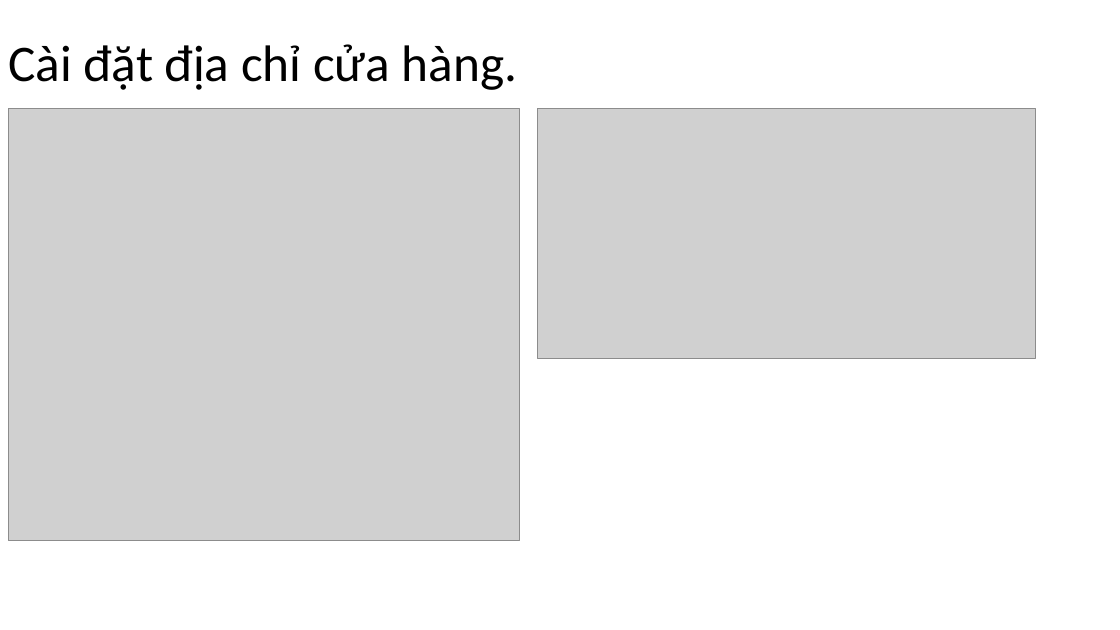
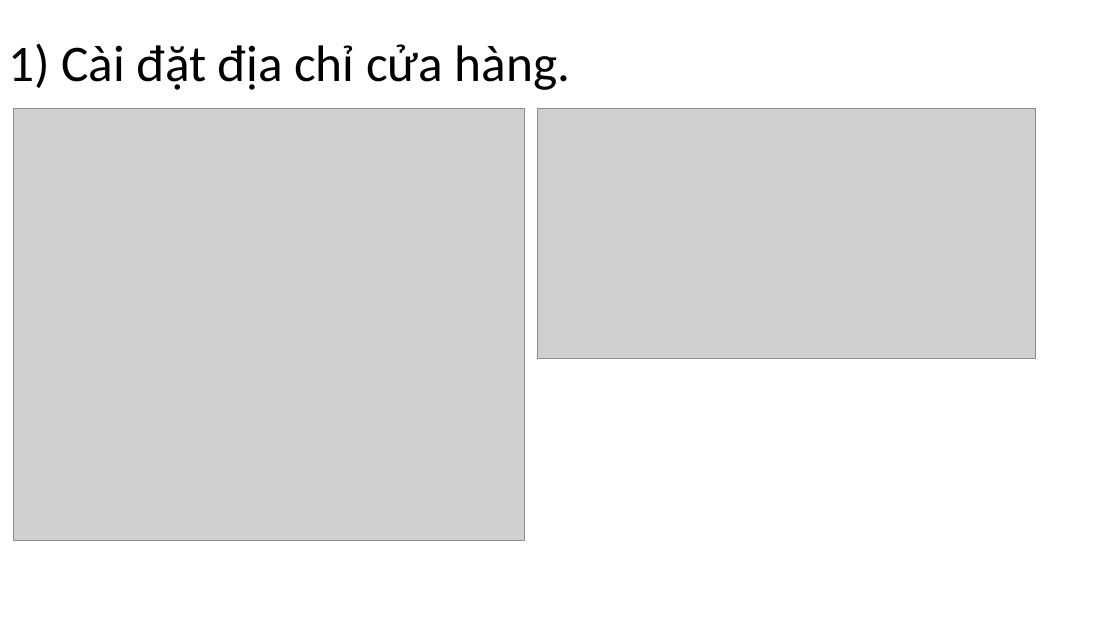
Before and after one commit to DangVanDoan05/WordPress, a slide deck: slide 4 of Woocommerce Toàn Tập A - Z.pptx. Drawn at 1120x630 pixels with LibreOffice and Linux fonts; fonts in the diff are those of the drawing; grey boxes stand for pictures. Boxes give left, top, right and bottom in pixels: in the first picture for what was removed or moved away, otherwise in the second. Text is boxed around its words. In the diff, an @@ line names an element or a change of style, - is before the commit and + after.

```diff
--- a/Woocommerce Toàn Tập A - Z.pptx
+++ b/Woocommerce Toàn Tập A - Z.pptx
@@ title at (x1=8, y1=44, x2=571, y2=90): text changed @@
-Cài đặt địa chỉ cửa hàng.
+1) Cài đặt địa chỉ cửa hàng.
@@ picture moved from (x1=8, y1=108, x2=519, y2=541) to (x1=13, y1=108, x2=524, y2=541) @@
```
Also in this commit, not shown: 1 other slide changed, 13 slides added, 2 slides removed, 1 other file.
